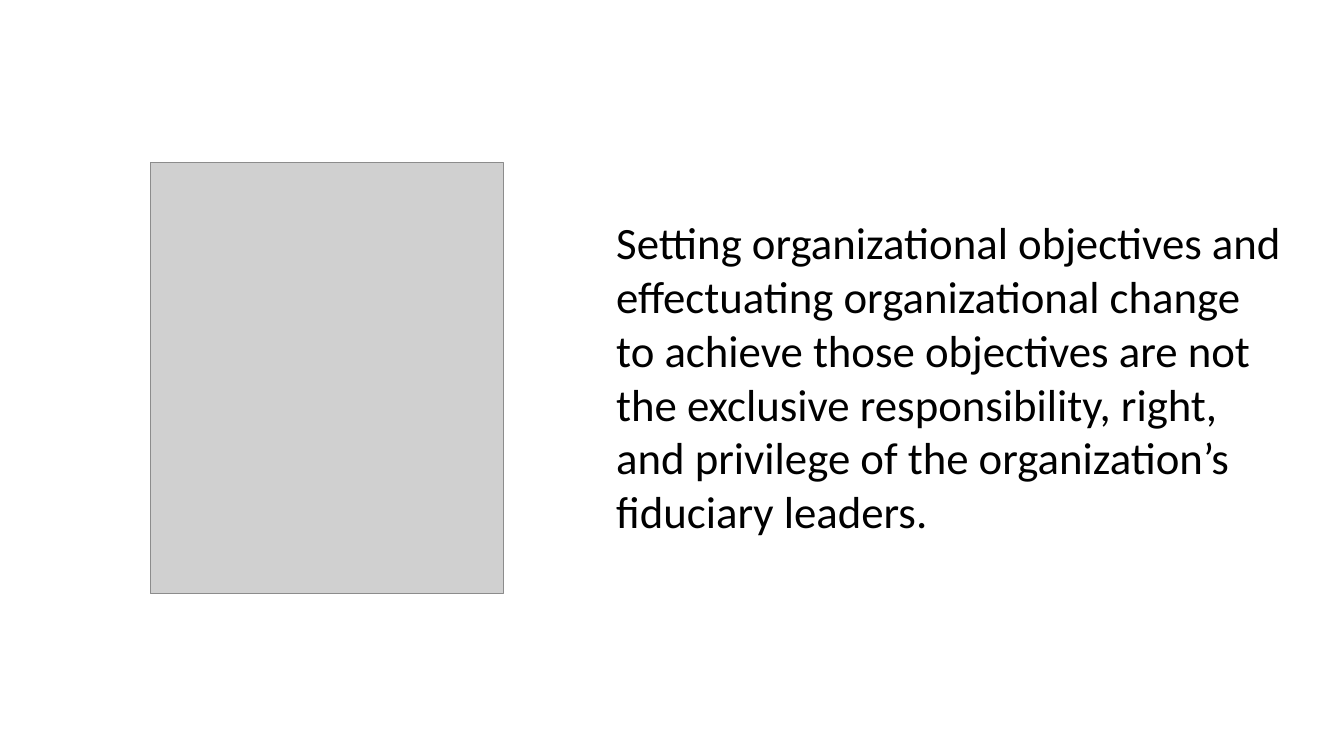
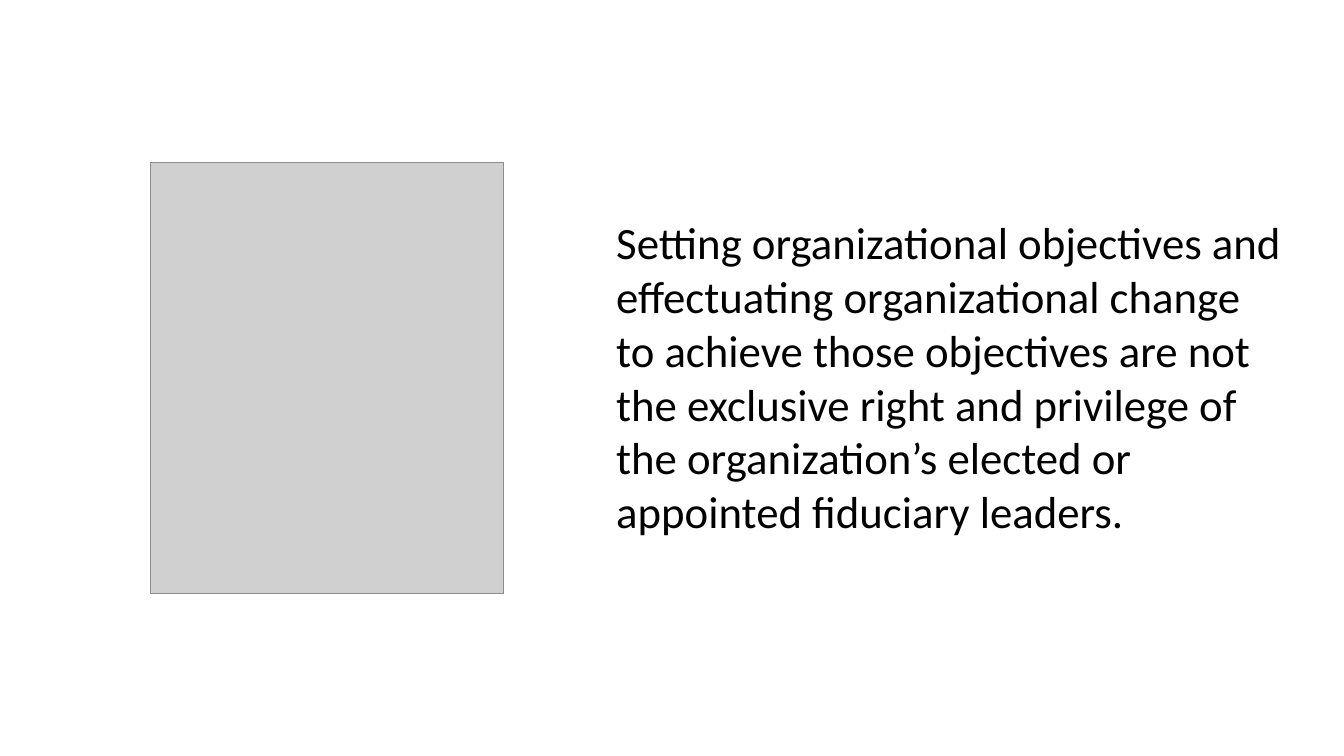
Before and after one commit to SLU-Courses-Townes/POLS6320, a slide deck: slide 3 of FinalPaper/Townes_POLS6320_2020_Spring_FinalPaper_Presentation_v00.pptx. Drawn at 1344x756 pixels with LibreOffice and Linux fonts; fonts in the diff are those of the drawing; grey boxes stand for pictures. Boxes give left, top, right and bottom in pixels: in the first picture for what was removed or moved away, otherwise in the second. Text is boxed around its words. In the diff, an @@ line names an element or a change of style, - is before the commit and + after.

```diff
--- a/FinalPaper/Townes_POLS6320_2020_Spring_FinalPaper_Presentation_v00.pptx
+++ b/FinalPaper/Townes_POLS6320_2020_Spring_FinalPaper_Presentation_v00.pptx
@@ text at (x1=616, y1=228, x2=1281, y2=536): text changed @@
-Setting organizational objectives and effectuating organizational change to achieve those objectives are not the exclusive responsibility, right, and privilege of the organization’s fiduciary leaders.
+Setting organizational objectives and effectuating organizational change to achieve those objectives are not the exclusive right and privilege of the organization’s elected or appointed fiduciary leaders.
```
Also in this commit, not shown: 3 other slides changed, 1 slide added, 1 other file.
